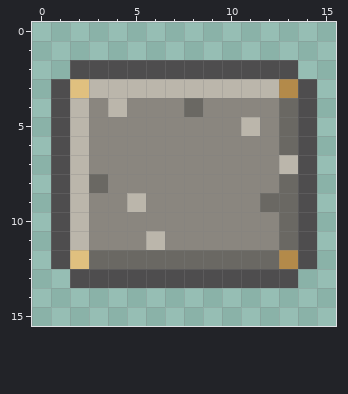
File history of a pixel-art file, art-source/aseprite/item_etching_plate_storage.aseprite. The picture above was drawn from the file before the commit.
16x16 pixels, 1 frame.
New version:
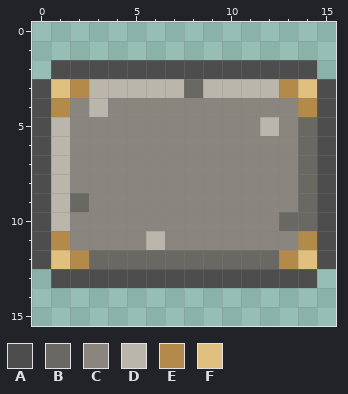
Palette (. is transparent): A #4e4d4e  B #6a6863  C #8a867f  D #bbb6ab  E #b38a4a  F #e0c07f
Commit: give each etching kind its own plate outline and a bolder glyph
Change:
Colour A is added in row 2 at x 1 and 14; in rows 3 to 12 at x 0 and 15; in row 13 at x 1 and 14.
Colour B replaces colour A in rows 5 to 10 at x 14.
Colour B replaces colour D in row 3 at x 8; in row 9 at x 2.
Colour C replaces colour B in row 4 at x 8 and 13; in rows 5 to 6 at x 13; in row 8 at x 3 and 13; in row 9 at x 12 to 13; in row 11 at x 13.
Colour C replaces colour D in row 4 at x 2 and 4; in row 5 at x 2 and 11; in row 6 at x 2; in row 7 at x 2 and 13; in row 8 at x 2; in row 9 at x 5.
Colour C replaces colour D in rows 10 to 11 at x 2.
Colour D replaces colour A in rows 5 to 10 at x 1.
Colour D replaces colour C in row 4 at x 3; in row 5 at x 12.
Colour E replaces colour A in row 4 at x 1 and 14; in row 11 at x 1 and 14.
Colour E replaces colour F in row 3 at x 2; in row 12 at x 2.
Colour F replaces colour A in row 3 at x 1 and 14; in row 12 at x 1 and 14.
Pixel boxes of the changes (left, top, right, bottom) in both pictures:
changed: (32, 60, 336, 288)
